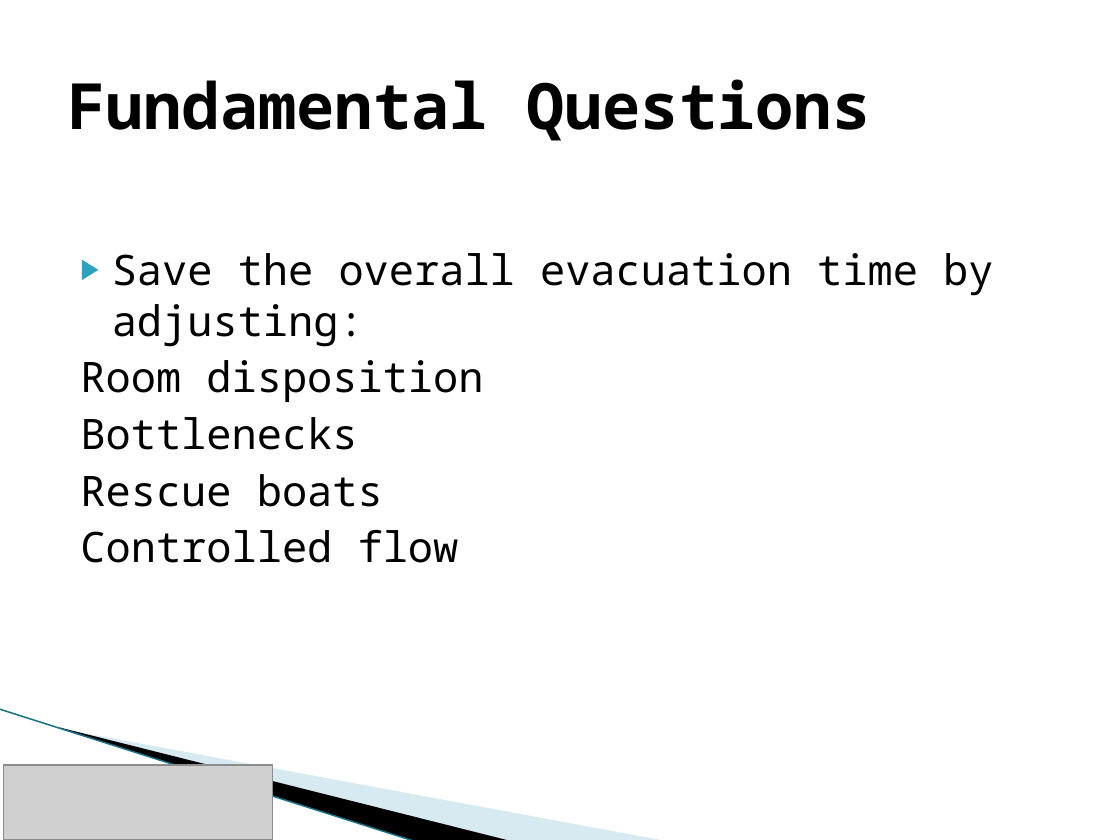
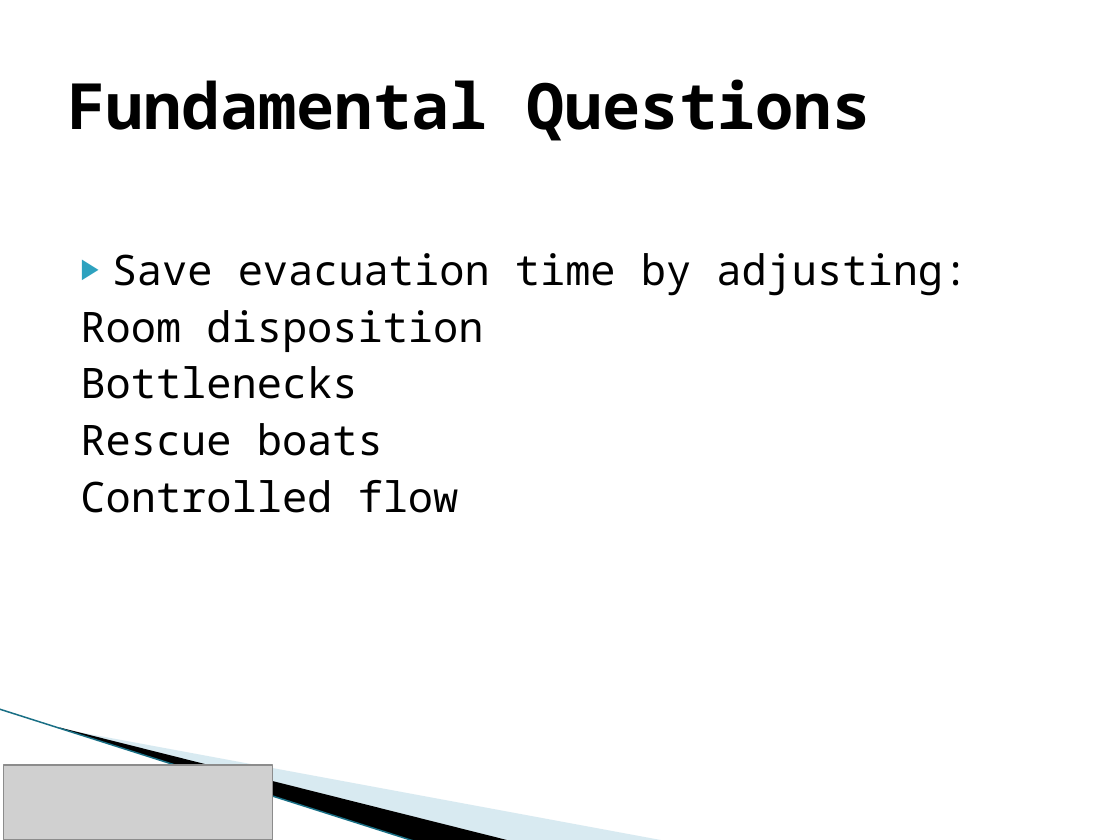
Before and after one commit to maeugste/ship-evacuation, a slide deck: slide 2 of presentation/presentation_Fabian.pptx. Drawn at 1120x840 pixels with LibreOffice and Linux fonts; fonts in the diff are those of the drawing; grey boxes stand for pictures; background and template pictures are left out. Boxes give left, top, right and bottom in pixels: in the first picture for what was removed or moved away, otherwise in the second. Text is boxed around its words. In the diff, an @@ line names an element or a change of style, - is before the commit and + after.

Commit message:
presentation Fabian correction

```diff
--- a/presentation/presentation_Fabian.pptx
+++ b/presentation/presentation_Fabian.pptx
@@ text at [112,253,968,296]: text changed @@
-▶ Save the overall evacuation time by adjusting:
+▶ Save evacuation time by adjusting:
```
